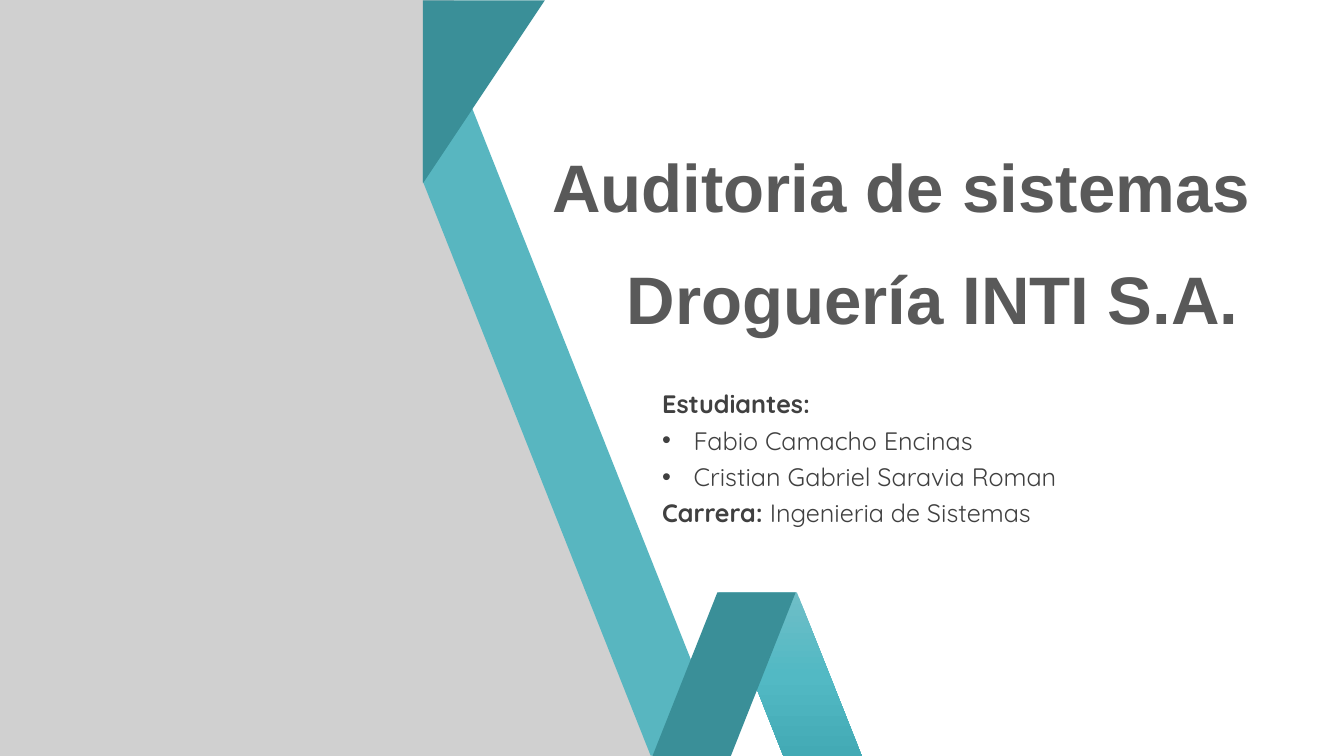
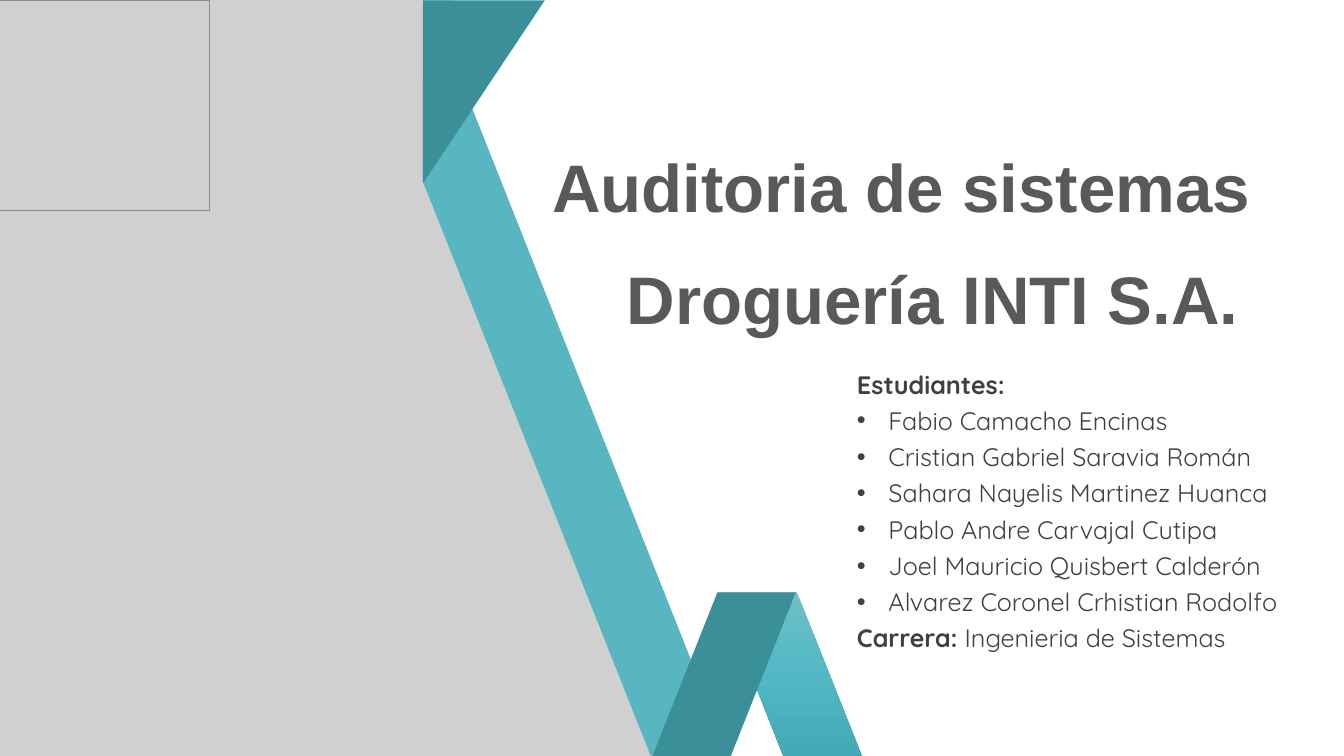
Before and after one commit to CEFab/auditoria-drogueria-inti, a slide deck: slide 1 of auditoria-drogueria-inti-presentacion.pptx. Drawn at 1344x756 pixels with LibreOffice and Linux fonts; fonts in the diff are those of the drawing; grey boxes stand for pictures. Boxes give left, top, right and bottom in pixels: in the first picture for what was removed or moved away, otherwise in the second. Text is boxed around its words. In the diff, an @@ line names an element or a change of style, - is before the commit and + after.

Commit message:
actualizar caratula

```diff
--- a/auditoria-drogueria-inti-presentacion.pptx
+++ b/auditoria-drogueria-inti-presentacion.pptx
@@ picture added at <box>0,0,210,210</box> @@
@@ text "Estudiantes:": place and size @@
-text "Estudiantes:" at <box>662,394,1056,527</box>
+text "Estudiantes:" at <box>857,375,1277,652</box>
@@ text at <box>888,447,1277,612</box>: text changed @@
-• Cristian Gabriel Saravia Roman
+• Cristian Gabriel Saravia Román
+• Sahara Nayelis Martinez Huanca
+• Pablo Andre Carvajal Cutipa
+• Joel Mauricio Quisbert Calderón
+• Alvarez Coronel Crhistian Rodolfo
```
